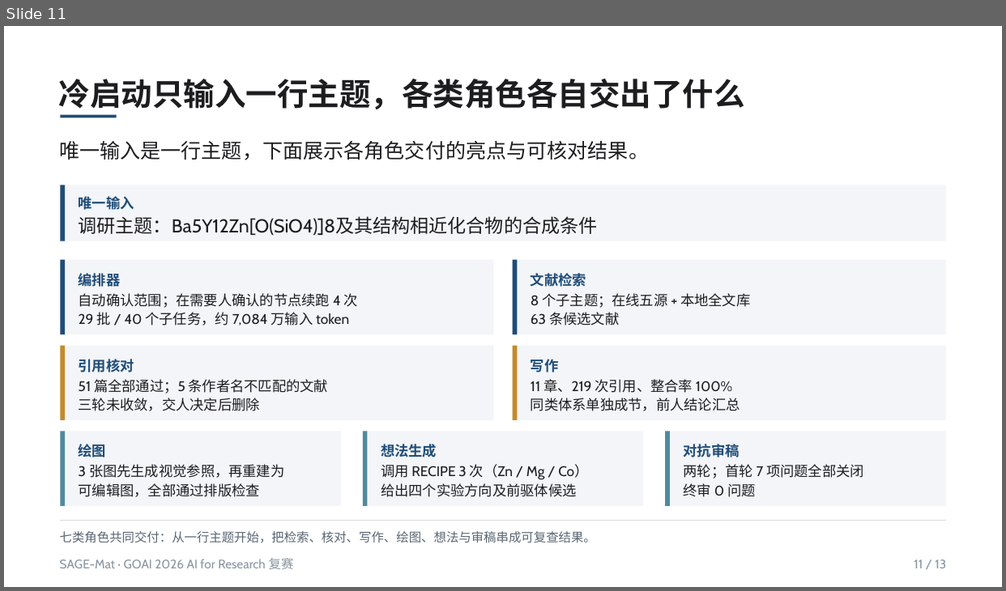
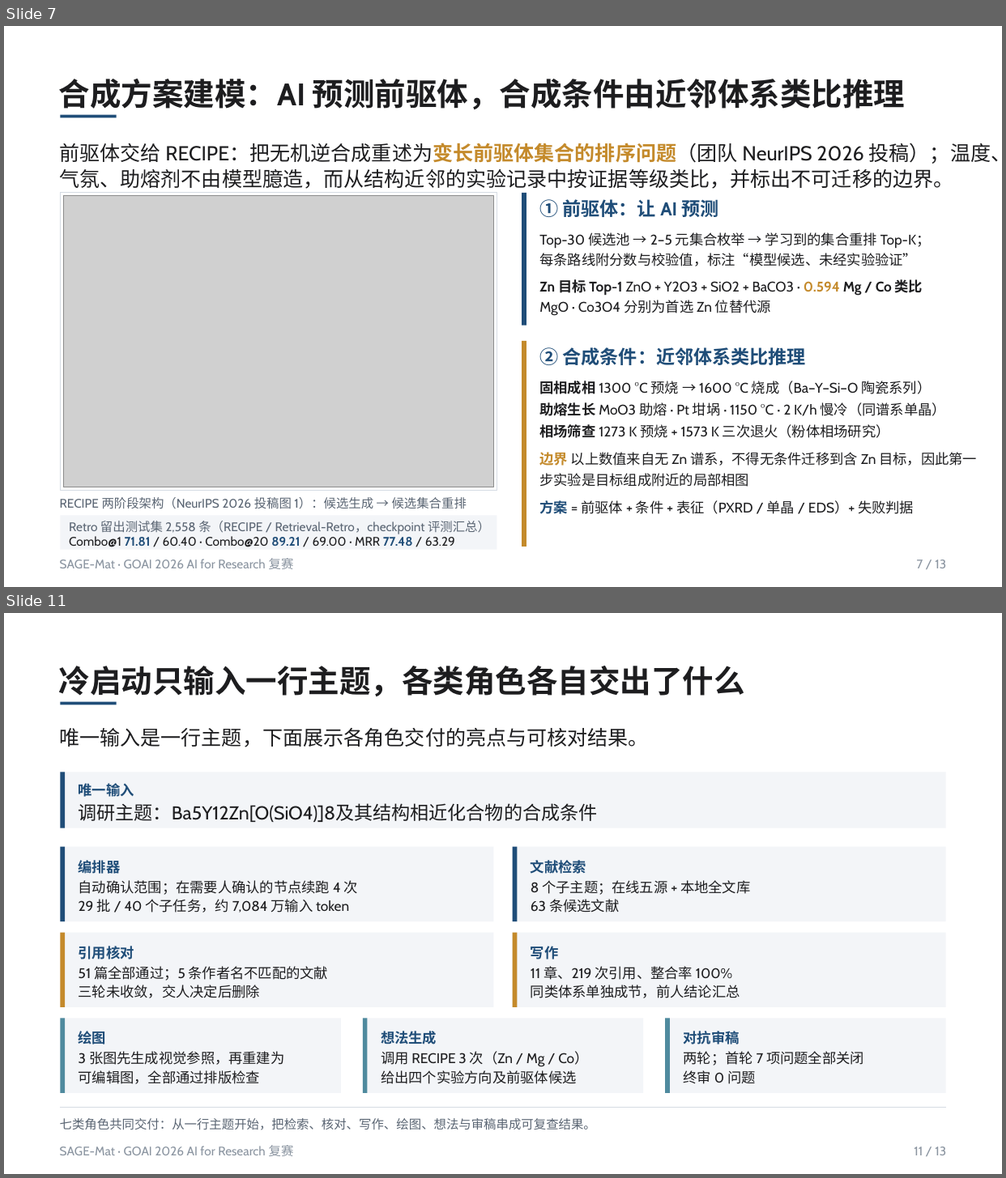
Before and after one commit to asimfish/goai_research, a slide deck: submission/goai_final/deck/SAGE-Mat_复赛方案说明.pptx. Shown one above the other, each under a label of ours: slide 11 before the commit, slides 7 and 11 after it; the slides between them are not shown. The pictures are 1006x591 and 1006x1178 pixels, drawn with LibreOffice and Linux fonts; fonts in the diff are those of the drawing; grey boxes stand for pictures. Boxes give left, top, right and bottom in pixels: in the first picture for what was removed or moved away, otherwise in the second. Text is boxed around its words. In the diff, an @@ line names an element or a change of style, - is before the commit and + after.

Commit message:
feat(deck): restructure per review — background page, native 9-agent figure, synthesis-plan modeling
Cover numbers now reflect scientific content (28 compared synthesis conditions,
7 predicted compounds, 4 new directions) instead of citation counts and page
count; new page on automated-lab knowledge loop and the scientific gap; science
page reframed around "which literature, how to find it, where the new
discovery is"; system page draws the nine numbered agents natively and bolds the
four MCP services; agent-flow page shows the parallel writing/ideas branch that
the reviewer joins; gate page labels the responsible agents; RECIPE page becomes
"synthesis-plan modeling" (AI precursors + analogical conditions) with the
benchmark merged in; closing page rewritten around application value.

```diff
--- a/submission/goai_final/deck/SAGE-Mat_复赛方案说明.pptx
+++ b/submission/goai_final/deck/SAGE-Mat_复赛方案说明.pptx
@@ slide 7 added at <box>4,26,1002,587</box>, background #FFFFFF @@
@@ text added at <box>59,79,905,109</box>, 30 pt, text #1D1D1F, bold @@
+合成方案建模：AI 预测前驱体，合成条件由近邻体系类比推理
@@ rectangle added at <box>60,115,117,118</box>, fill #1F4D78 @@
@@ text added at <box>59,143,1002,189</box>, 19.5 pt, text #1D1D1F @@
+前驱体交给 RECIPE：把无机逆合成重述为变长前驱体集合的排序问题（团队 NeurIPS 2026 投稿）；温度、气氛、助熔剂不由模型臆造，而从结构近邻的实验记录中按证据等级类比，并标出不可迁移的边界。
@@ rectangle added at <box>60,193,496,491</box>, fill #FFFFFF, outline #D5DBE3 0.75 pt @@
@@ rectangle added at <box>522,193,526,326</box>, fill #1F4D78 @@
@@ picture added at <box>63,196,493,488</box> @@
@@ text added at <box>539,199,718,217</box>, 18 pt, text #1F4D78, bold @@
+① 前驱体：让 AI 预测
@@ text added at <box>539,233,931,316</box>, 13.5 pt, text #1D1D1F @@
+Top-30 候选池 → 2–5 元集合枚举 → 学习到的集合重排 Top-K；每条路线附分数与校验值，标注“模型候选、未经实验验证”
+Zn 目标 Top-1 ZnO + Y2O3 + SiO2 + BaCO3 · 0.594 Mg / Co 类比 MgO · Co3O4 分别为首选 Zn 位替代源
@@ rectangle added at <box>522,341,526,547</box>, fill #C48A2B @@
@@ text added at <box>539,348,806,365</box>, 18 pt, text #1F4D78, bold @@
+② 合成条件：近邻体系类比推理
@@ text added at <box>539,381,978,514</box>, 13.5 pt, text #1D1D1F @@
+固相成相 1300 °C 预烧 → 1600 °C 烧成（Ba–Y–Si–O 陶瓷系列）
+助熔生长 MoO3 助熔 · Pt 坩埚 · 1150 °C · 2 K/h 慢冷（同谱系单晶）
+相场筛查 1273 K 预烧 + 1573 K 三次退火（粉体相场研究）
+边界 以上数值来自无 Zn 谱系，不得无条件迁移到含 Zn 目标，因此第一步实验是目标组成附近的局部相图
+方案 = 前驱体 + 条件 + 表征（PXRD / 单晶 / EDS）+ 失败判据
@@ text added at <box>60,497,467,510</box>, 12 pt, text #5A6573 @@
+RECIPE 两阶段架构（NeurIPS 2026 投稿图 1）：候选生成 → 候选集合重排
@@ rectangle added at <box>60,515,496,550</box>, fill #F3F5F8 @@
@@ text added at <box>69,521,490,535</box>, 12 pt, text #5A6573 @@
+Retro 留出测试集 2,558 条（RECIPE / Retrieval-Retro，checkpoint 评测汇总）
@@ text added at <box>60,558,294,570</box>, 12 pt, text #8A94A0 @@
+SAGE-Mat · GOAI 2026 AI for Research 复赛
@@ text added at <box>69,536,455,548</box>, 12 pt, text #1D1D1F @@
+Combo@1 71.81 / 60.40 · Combo@20 89.21 / 69.00 · MRR 77.48 / 63.29
@@ text added at <box>917,560,946,569</box>, 12 pt, text #8A94A0 @@
+7 / 13
```
Also in this commit, not shown: 9 slides changed, 1 other slide added, 2 slides removed, 46 other files.
